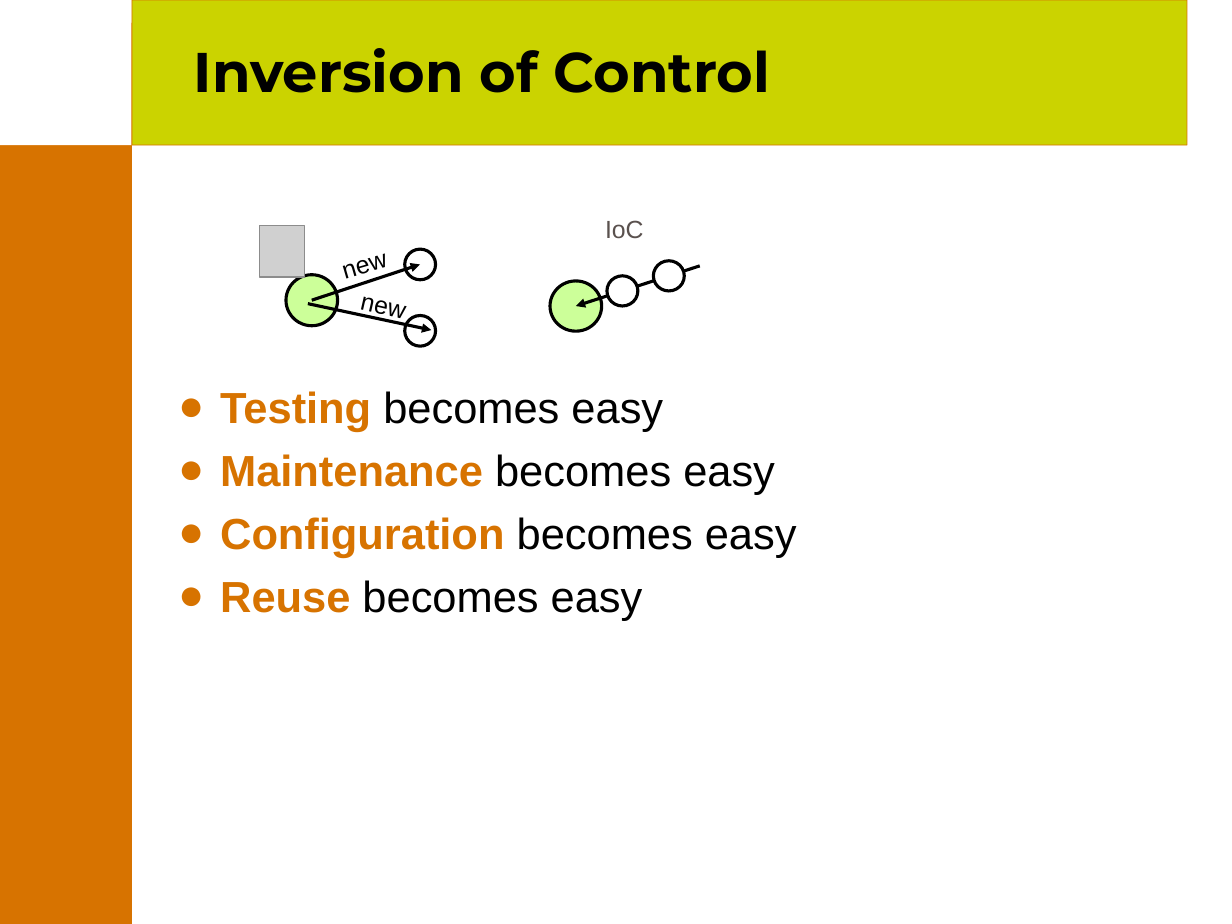
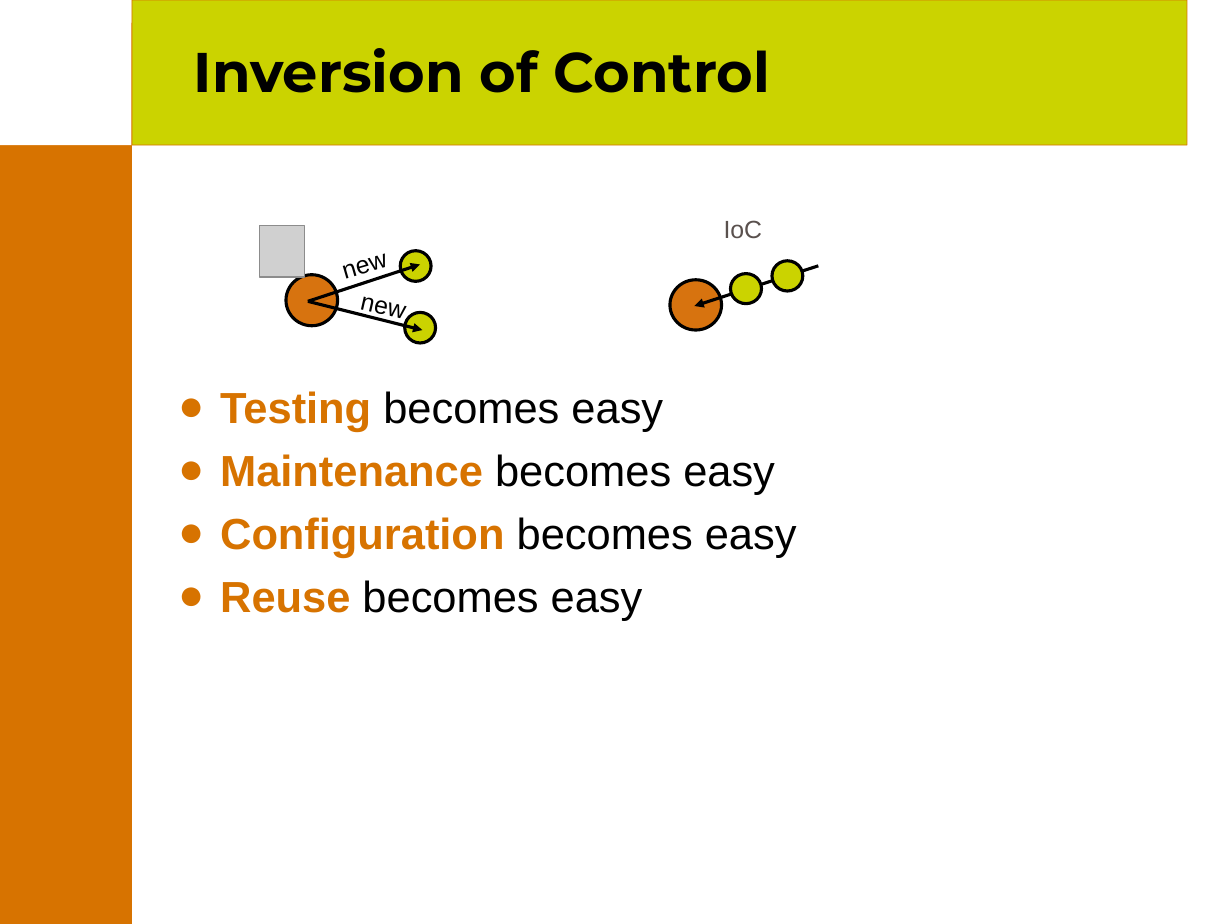
Before and after one commit to joehni/PicoContainer1-CVS, a slide deck: slide 7 of site/presentations/PicoContainer.ppt. Drawn at 1232x924 pixels with LibreOffice and Linux fonts; fonts in the diff are those of the drawing; grey boxes stand for pictures; background and template pictures are left out. Boxes give left, top, right and bottom in pixels: in the first picture for what was removed or moved away, otherwise in the second. Text is boxed around its words. In the diff, an @@ line names an element or a change of style, - is before the commit and + after.

```diff
--- a/site/presentations/PicoContainer.ppt
+++ b/site/presentations/PicoContainer.ppt
@@ arrow moved from (312, 301) - (420, 265) to (309, 302) - (420, 265) @@
@@ ellipse: place and size @@
-ellipse at (405,249,436,279)
+ellipse at (400,250,432,281)
@@ fill #FFFFFF to #CBD300 in 4 elements at (405,313,436,343), (400,250,432,281), (731,274,762,304), (773,260,804,291) @@
@@ ellipse: place and size @@
-ellipse at (607,276,638,306)
+ellipse at (773,260,804,291)
@@ ellipse at (286,275,338,326): fill #CCFF99 to #D7730F @@
@@ 1 text, 1 arrow, 1 ellipse: place and size @@
-1 text, 1 arrow, 1 ellipse at (550,220,700,331)
+1 text, 1 arrow, 1 ellipse at (670,220,818,330)
@@ ellipse at (670,279,721,330): fill #CCFF99 to #D7730F @@
@@ ellipse: place and size @@
-ellipse at (654,260,685,291)
+ellipse at (731,274,762,304)
@@ arrow moved from (309, 304) - (432, 330) to (309, 302) - (423, 330) @@
```
Also in this commit, not shown: 14 other slides changed, 8 slides added, 4 slides removed.
